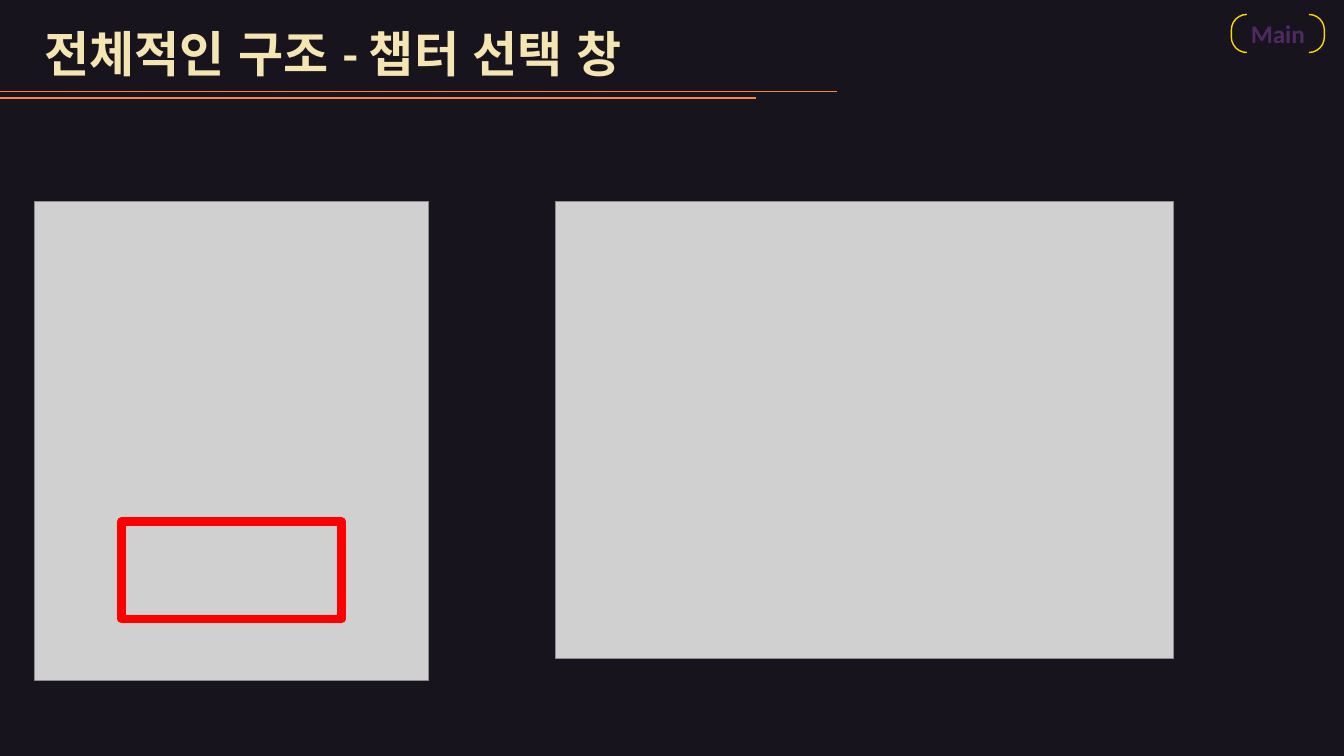
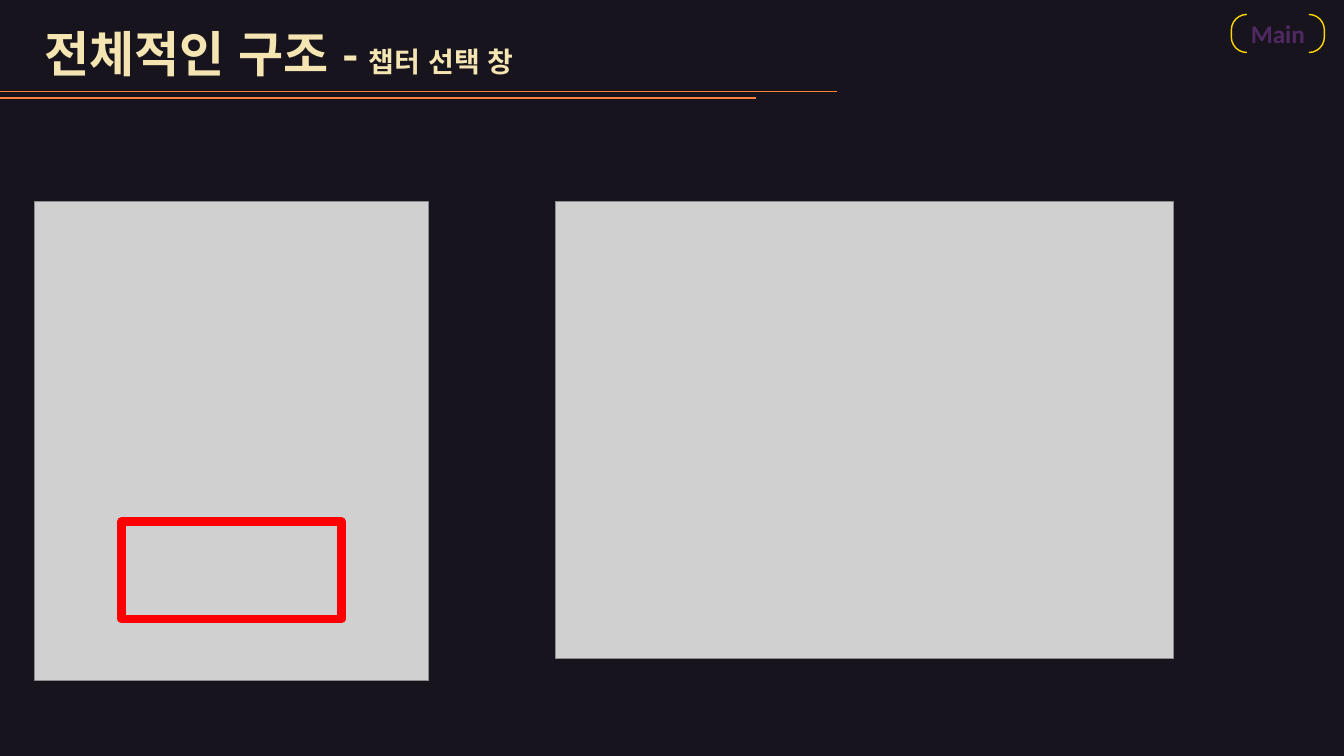
Before and after one commit to dndud3710/ProjectT, a slide deck: slide 6 of 발표자료.pptx. Drawn at 1344x756 pixels with LibreOffice and Linux fonts; fonts in the diff are those of the drawing; grey boxes stand for pictures. Boxes give left, top, right and bottom in pixels: in the first picture for what was removed or moved away, otherwise in the second. Text is boxed around its words. In the diff, an @@ line names an element or a change of style, - is before the commit and + after.

```diff
--- a/발표자료.pptx
+++ b/발표자료.pptx
@@ text "전체적인 구조 - 챕터 선택 ..." at (45, 31, 514, 77): size 35 to 20 pt in "챕터 선택 창" @@
```
Also in this commit, not shown: 6 other slides changed, 8 slides added, 2 slides removed, 17 other files.
